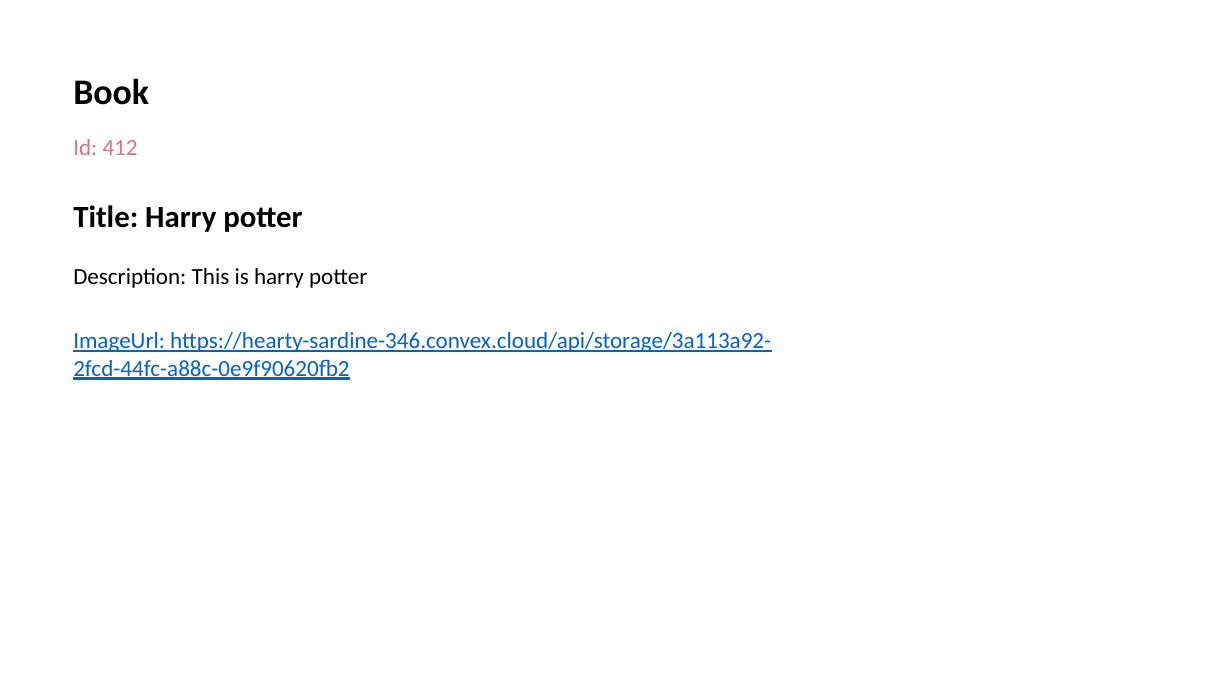
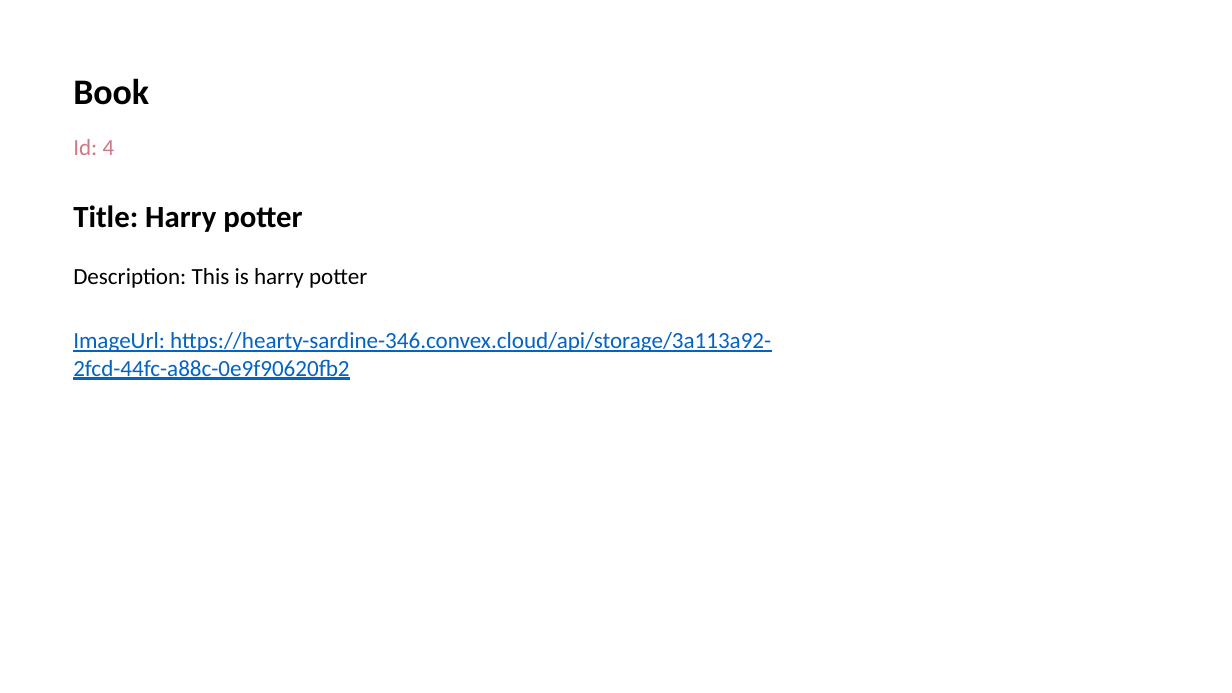
Before and after one commit to table-harmony/aspharmony, a slide deck: slide 1 of Storage/App_Data/Books/Solace.pptx. Drawn at 1232x693 pixels with LibreOffice and Linux fonts; fonts in the diff are those of the drawing. Boxes give left, top, right and bottom in pixels: in the first picture for what was removed or moved away, otherwise in the second. Text is boxed around its words. In the diff, an @@ line names an element or a change of style, - is before the commit and + after.

```diff
--- a/Storage/App_Data/Books/Solace.pptx
+++ b/Storage/App_Data/Books/Solace.pptx
@@ text at <box>73,139,115,155</box>: text changed @@
-Id: 412
+Id: 4
```
Also in this commit, not shown: 1 other slide changed, 58 other files.
